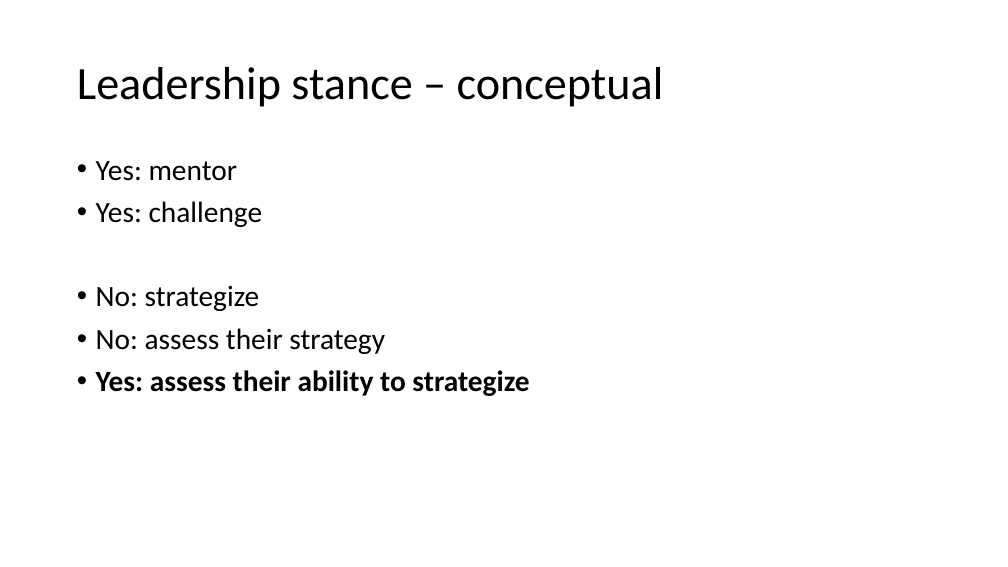
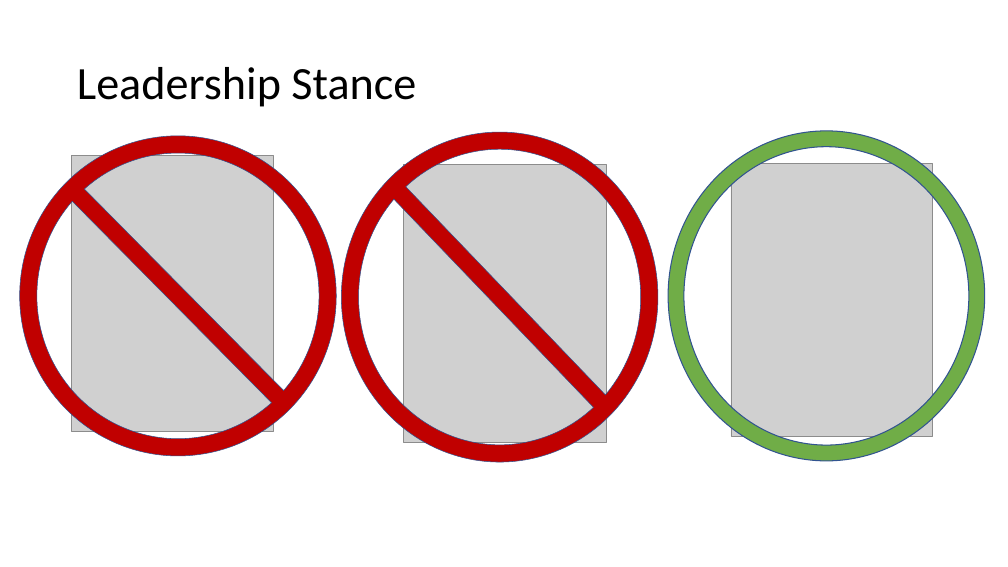
Before and after one commit to arlobelshee/Presentations, a slide deck: slide 25 of leading technical debt/gogo keynote - data-driven leadership to solve technical debt.pptx. Drawn at 1008x567 pixels with LibreOffice and Linux fonts; fonts in the diff are those of the drawing; grey boxes stand for pictures. Boxes give left, top, right and bottom in pixels: in the first picture for what was removed or moved away, otherwise in the second. Text is boxed around its words. In the diff, an @@ line names an element or a change of style, - is before the commit and + after.

Commit message:
Finished the key visuals. Not all supporting images; the ones that are content - except for the accountability & ownership cycles.

```diff
--- a/leading technical debt/gogo keynote - data-driven leadership to solve technical debt.pptx
+++ b/leading technical debt/gogo keynote - data-driven leadership to solve technical debt.pptx
@@ title at [77, 67, 416, 107]: text changed @@
-Leadership stance – conceptual
+Leadership Stance
@@ no-entry sign added at [20, 136, 337, 456], fill #C00000, outline #325491 0.5 pt @@
@@ no-entry sign added at [342, 132, 659, 463], fill #C00000, outline #325491 0.5 pt @@
@@ donut added at [668, 131, 985, 461], fill #70AD47, outline #325491 1 pt @@
@@ picture added at [72, 155, 274, 431] @@
@@ text removed at [96, 161, 529, 396] @@
-• Yes: mentor
-• Yes: challenge
-• No: strategize
-• No: assess their strategy
-• Yes: assess their ability to strategize
@@ picture added at [403, 165, 606, 442] @@
@@ picture added at [731, 163, 933, 436] @@
```
Also in this commit, not shown: 1 slide added, 1 slide removed.
